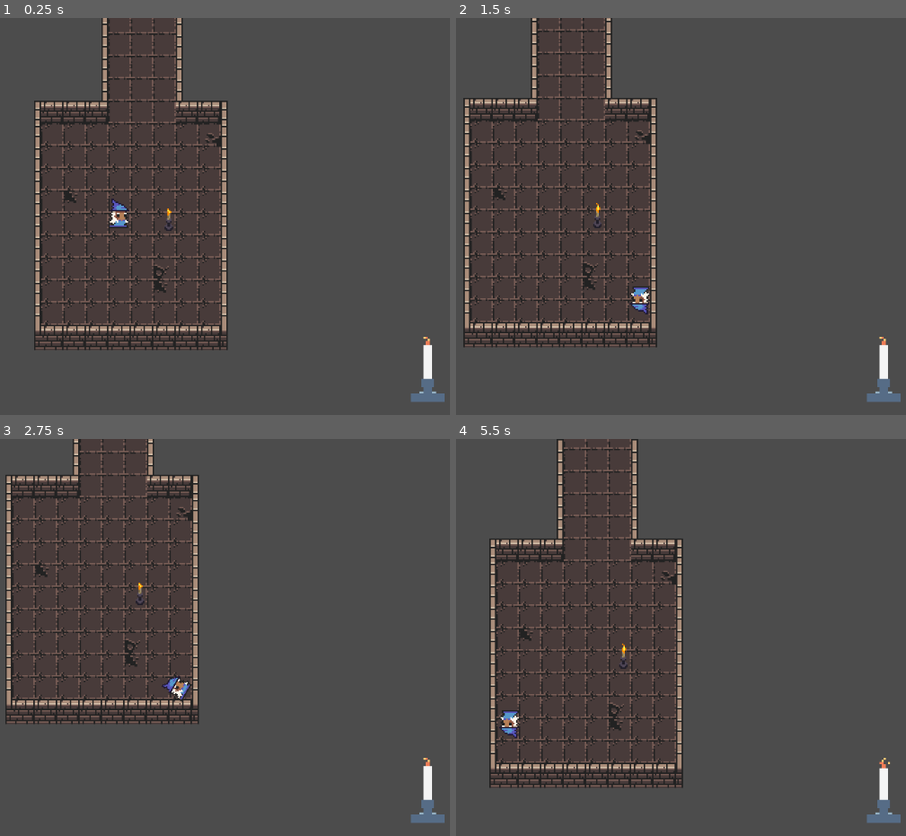
Above: before the commit, frames 1-4 (two rows, left to right).
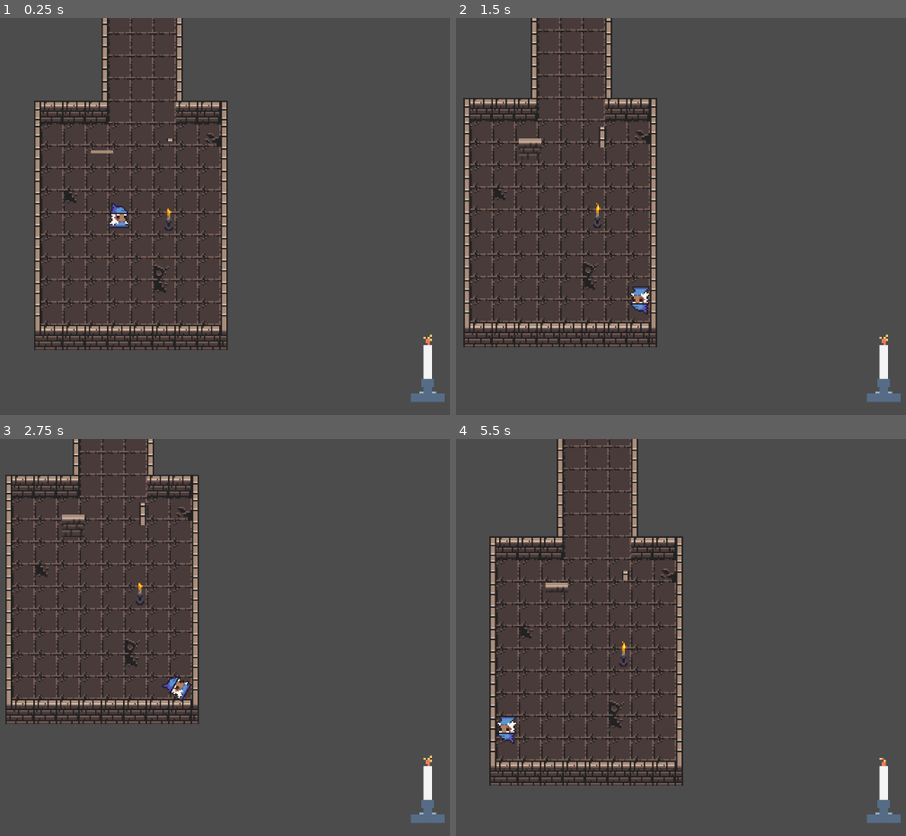
Above: after the commit, the same moments.

Repository: BadInheritance/ld46_souls_afire
Game: Godot game, scene res://scenes/Main.tscn
Two runs of this game, one before a commit and one after it. Both use one fixed random seed, a clock stepped at 60 frames per second and the inputs below.
Inputs:
- Up to frame 1 (0.25 s): no input
- Up to frame 2 (1.5 s): hold D (player_right) 0.53-1.28 s; tap E (player_action) at 0.6 s; tap C (player_roll) at 0.8, 1.35 s; hold S (player_down) from 1.28 s (still down)
- Up to frame 3 (2.75 s): tap Shift (player_run) at 1.55 s; release S (player_down) at 2.03 s; hold D (player_right) from 2.03 s (still down); hold Shift (player_run) from 2.03 s (still down); tap E (player_action) at 2.3 s
- Up to frame 4 (5.5 s): release D (player_right) at 2.78 s; release Shift (player_run) at 2.78 s; hold W (player_up) 2.78-3.53 s; tap E (player_action) at 2.85, 4.55, 5.1 s; tap C (player_roll) at 3.05, 3.6, 5.3 s; hold Shift (player_run) 3.53-4.28 s; hold A (player_left) 3.53-5.03 s; tap Shift (player_run) at 4.35 s; hold S (player_down) from 5.03 s (still down)

The runs differ from the first frame. In frame 1, 0.2% of the frame differs, in the area x 20-97%, y 30-83%; in frame 2, 0.2%; in frame 3, 0.2%; in frame 4, 8.5%, in the area x 7-97%, y 0-88%.

Commit message:
merge fixes

Diff:
--- a/scenes/HUD.tscn
+++ b/scenes/HUD.tscn
@@ -22,10 +22,10 @@
 position = Vector2( 950, 500 )
 scale = Vector2( 3, 3 )
 script = ExtResource( 6 )
-SHORTENING_RATE = 0.1
 
 [node name="Flame" type="AnimatedSprite" parent="Candle"]
 frames = SubResource( 1 )
+frame = 1
 playing = true
 
 [node name="Wax" type="Sprite" parent="Candle"]
@@ -36,7 +36,7 @@
 [node name="Base" type="Sprite" parent="Candle"]
 texture = ExtResource( 1 )
 
-[node name="candle_burnt_down_text" type="RichTextLabel" parent="."]
+[node name="hud_main_text" type="RichTextLabel" parent="."]
 visible = false
 margin_left = 75.7606
 margin_top = 259.368
@@ -47,7 +47,6 @@
 custom_fonts/bold_italics_font = ExtResource( 7 )
 custom_fonts/normal_font = ExtResource( 7 )
 tab_size = 0
-text = "Candle Burnt Down :("
 scroll_active = false
 __meta__ = {
 "_edit_use_anchors_": false
--- a/scenes/Main.tscn
+++ b/scenes/Main.tscn
@@ -1,9 +1,11 @@
-[gd_scene load_steps=5 format=2]
+[gd_scene load_steps=7 format=2]
 
 [ext_resource path="res://scenes/HUD.tscn" type="PackedScene" id=1]
 [ext_resource path="res://scenes/player.tscn" type="PackedScene" id=2]
 [ext_resource path="res://scenes/Lamp.tscn" type="PackedScene" id=3]
 [ext_resource path="res://scenes/example_map.tscn" type="PackedScene" id=4]
+[ext_resource path="res://prefabs/HorizontalMagicWall.tscn" type="PackedScene" id=5]
+[ext_resource path="res://prefabs/VerticalMagicWall.tscn" type="PackedScene" id=6]
 
 [node name="Node2D" type="Node2D"]
 
@@ -18,3 +20,9 @@
 
 [node name="Lamp" parent="." instance=ExtResource( 3 )]
 position = Vector2( 142.889, 111.19 )
+
+[node name="HorizontalWall" parent="." instance=ExtResource( 5 )]
+position = Vector2( 95.2435, 56.5389 )
+
+[node name="VerticalWall" parent="." instance=ExtResource( 6 )]
+position = Vector2( 144.729, 48.007 )
--- a/scenes/player.gd
+++ /dev/null
@@ -1,49 +0,0 @@
-extends KinematicBody2D
-
-export var walkingSpeed = 1.0
-
-onready var sprite = $AnimatedSprite
-onready var item_picking = $"Item picking"
-var alive = true
-
-signal die
-
-func on_on_hole():
-    if alive:
-        scale = Vector2(0.1, 0.1)
-        alive = false
-        emit_signal("die")
-
-func _process(delta):
-    if Input.is_action_just_pressed("player_putdown"):
-        var item = item_picking.put_down(self.position)
-        if item != null:
-            return
-
-    if Input.is_action_just_pressed("player_action"):
-        if item_picking.try_pickup():
-            return
-
-# Called every frame. 'delta' is the elapsed time since the previous frame.
-func _physics_process(delta):
-    var deltaSecs = delta * 1000.0
-
-    var dirX: float = 0
-    var dirY: float = 0
-    if Input.is_action_pressed("player_up"):
-        dirY = -1
-    if Input.is_action_pressed("player_down"):
-        dirY = +1
-    if Input.is_action_pressed("player_left"):
-        dirX = -1
-    if Input.is_action_pressed("player_right"):
-        dirX = +1
-
-    var dir = Vector2(dirX, dirY).normalized()
-    move_and_slide(dir * walkingSpeed * deltaSecs)
-
-    if dir == Vector2.ZERO:
-        sprite.animation = 'idle'
-    else:
-        sprite.animation = 'run'
-        sprite.flip_h = (dirX < 0)
--- a/scenes/player.tscn
+++ b/scenes/player.tscn
@@ -14,8 +14,6 @@
 [ext_resource path="res://scripts/items/Oscillating.gd" type="Script" id=12]
 [ext_resource path="res://prefabs/DoorOpener.tscn" type="PackedScene" id=13]
 [ext_resource path="res://prefabs/Fallable.tscn" type="PackedScene" id=14]
-
-
 
 [sub_resource type="SpriteFrames" id=1]
 resource_local_to_scene = true
@@ -42,7 +40,7 @@
 [sub_resource type="CircleShape2D" id=3]
 radius = 20.761
 
-[node name="Node2D" type="KinematicBody2D" groups=[
+[node name="player" type="KinematicBody2D" groups=[
 "fallable",
 "player",
 ]]
@@ -54,6 +52,7 @@
 position = Vector2( -0.498253, 0.16608 )
 frames = SubResource( 1 )
 animation = "idle"
+frame = 2
 playing = true
 offset = Vector2( 0, -14 )
 
@@ -88,4 +87,5 @@
 [node name="RollingTimer" type="Timer" parent="."]
 wait_time = 0.2
 one_shot = true
+
 [node name="Fallable" parent="." instance=ExtResource( 14 )]
--- a/scenes/player_and_enemy.tscn
+++ b/scenes/player_and_enemy.tscn
@@ -7,7 +7,6 @@
 [ext_resource path="res://scripts/characters/EnemyMovement.gd" type="Script" id=5]
 [ext_resource path="res://scenes/player.tscn" type="PackedScene" id=6]
 [ext_resource path="res://prefabs/Door.tscn" type="PackedScene" id=7]
-[ext_resource path="res://scenes/Lamp.tscn" type="PackedScene" id=8]
 [ext_resource path="res://prefabs/Hole.tscn" type="PackedScene" id=8]
 [ext_resource path="res://prefabs/Fallable.tscn" type="PackedScene" id=9]
 [ext_resource path="res://scenes/HUD.tscn" type="PackedScene" id=10]
@@ -46,7 +45,7 @@
 scale = Vector2( 0.851005, 0.9054 )
 frames = SubResource( 2 )
 animation = "idle"
-frame = 1
+frame = 2
 playing = true
 
 [node name="Fallable" parent="enemy" instance=ExtResource( 9 )]
@@ -55,15 +54,11 @@
 current = true
 zoom = Vector2( 0.5, 0.5 )
 
-[node name="player" parent="." instance=ExtResource( 6 )]
-
 [node name="door" parent="." instance=ExtResource( 7 )]
 position = Vector2( -0.663422, -96.1961 )
 
-[node name="Lamp" parent="." instance=ExtResource( 8 )]
-position = Vector2( -45.9682, -60.7108 )
-
 [node name="hole" parent="." instance=ExtResource( 8 )]
+visible = false
 position = Vector2( -224.237, -222.91 )
 
 [node name="Area2D" type="Area2D" parent="hole"]
@@ -72,6 +67,7 @@
 shape = SubResource( 3 )
 
 [node name="hole2" parent="." instance=ExtResource( 8 )]
+visible = false
 position = Vector2( 63.1578, -256.439 )
 
 [node name="Area2D" type="Area2D" parent="hole2"]
@@ -82,3 +78,5 @@
 [node name="CanvasLayer" type="CanvasLayer" parent="."]
 
 [node name="HUD" parent="CanvasLayer" instance=ExtResource( 10 )]
+
+[node name="player" parent="." instance=ExtResource( 6 )]
--- a/scripts/GameManager.gd
+++ b/scripts/GameManager.gd
@@ -7,25 +7,28 @@
 export var levelReloadTimeSeconds = 1
 
 func on_level_reload_timeout():
-	print("on_level_reload_timeout()")
 	_load_level("player_and_enemy.tscn")
 
 func _ready():
 	level_reload_timer.connect("timeout", self, "on_level_reload_timeout")
 
+func _set_hud_main_text(text):
+	var main_text = current_level.find_node("hud_main_text")
+	main_text.visible = true;
+	main_text.text = text
 
 func on_player_death():
+	_set_hud_main_text("You Died :(")
 	level_reload_timer.start(levelReloadTimeSeconds)
 
 func on_candle_death():
-	var candle_text = current_level.find_node("candle_burnt_down_text")
-	candle_text.visible = true;
+	_set_hud_main_text("No! Candle burnt down :(")
 	level_reload_timer.start(levelReloadTimeSeconds)
 
 func _connect_end_game_signals(level):
 	var player = level.get_node("player")
 	assert(player != null && "make sure there is a player with name 'player' in the scene")
-	player.connect("die", self, "on_player_death")
+	player.connect("player_die", self, "on_player_death")
 
 	var candle = level.find_node("Candle")
 	assert(candle != null && "make sure there is a player with name 'Candle' in the scene")
--- a/scripts/characters/player.gd
+++ b/scripts/characters/player.gd
@@ -10,78 +10,85 @@
 
 var alive = true
 
-signal die
+signal player_die
+
 
 func on_on_hole():
     if alive:
         scale = Vector2(0.1, 0.1)
         alive = false
-        emit_signal("die")
+        emit_signal("player_die")
 
 
 func _process(delta):
-	if Input.is_action_just_pressed("player_putdown"):
-		var target_position = self.position
-		target_position.x += 15
-		var item = item_picking.put_down(target_position)
-		if item != null:
-			return
+    if Input.is_action_just_pressed("player_putdown"):
+        var target_position = self.position
+        target_position.x += 15
+        var item = item_picking.put_down(target_position)
+        if item != null:
+            return
 
-	if Input.is_action_just_pressed("player_action"):
-		if item_picking.try_pickup():
-			return
+    if Input.is_action_just_pressed("player_action"):
+        if item_picking.try_pickup():
+            return
+
 
 # Called every frame. 'delta' is the elapsed time since the previous frame.
 func _physics_process(delta):
-	# While the rolling timer is ticking, we're rolling
-	if rolling_timer.is_stopped():
-		_process_walking(delta)
-	else:
-		_process_rolling(delta)
+    # While the rolling timer is ticking, we're rolling
+    if rolling_timer.is_stopped():
+        _process_walking(delta)
+    else:
+        _process_rolling(delta)
+
 
 var rolling_dir = Vector2.ZERO
 
+
 func _start_rolling(dir):
-	sprite.animation = 'idle'
-	sprite.playing = false
-	rolling_dir = dir
-	rolling_timer.start()
+    sprite.animation = 'idle'
+    sprite.playing = false
+    rolling_dir = dir
+    rolling_timer.start()
+
 
 func _process_rolling(delta):
-	rotate(2 * PI / rolling_timer.wait_time * delta)
-	move_and_slide(rolling_dir * rollingSpeed * delta * 1000.0)
+    rotate(2 * PI / rolling_timer.wait_time * delta)
+    move_and_slide(rolling_dir * rollingSpeed * delta * 1000.0)
+
 
 func _stop_rolling():
-	# called when the rolling timer expires
-	sprite.playing = true
-	rotation = 0
+    # called when the rolling timer expires
+    sprite.playing = true
+    rotation = 0
+
 
 func _process_walking(delta):
-	var deltaSecs = delta * 1000.0
+    var deltaSecs = delta * 1000.0
 
-	var dirX: float = 0
-	var dirY: float = 0
-	if Input.is_action_pressed("player_up"):
-		dirY = -1
-	if Input.is_action_pressed("player_down"):
-		dirY = +1
-	if Input.is_action_pressed("player_left"):
-		dirX = -1
-	if Input.is_action_pressed("player_right"):
-		dirX = +1
+    var dirX: float = 0
+    var dirY: float = 0
+    if Input.is_action_pressed("player_up"):
+        dirY = -1
+    if Input.is_action_pressed("player_down"):
+        dirY = +1
+    if Input.is_action_pressed("player_left"):
+        dirX = -1
+    if Input.is_action_pressed("player_right"):
+        dirX = +1
 
-	var dir = Vector2(dirX, dirY).normalized()
-	if dir != Vector2.ZERO and Input.is_action_just_pressed('player_roll'):
-		_start_rolling(dir)
-		return
+    var dir = Vector2(dirX, dirY).normalized()
+    if dir != Vector2.ZERO and Input.is_action_just_pressed('player_roll'):
+        _start_rolling(dir)
+        return
 
-	var speed = walkingSpeed
-	if Input.is_action_pressed("player_run"):
-		speed = runningSpeed
-	move_and_slide(dir * speed * deltaSecs)
+    var speed = walkingSpeed
+    if Input.is_action_pressed("player_run"):
+        speed = runningSpeed
+    move_and_slide(dir * speed * deltaSecs)
 
-	if dir == Vector2.ZERO:
-		sprite.animation = 'idle'
-	else:
-		sprite.animation = 'run'
-		sprite.flip_h = (dirX < 0)
+    if dir == Vector2.ZERO:
+        sprite.animation = 'idle'
+    else:
+        sprite.animation = 'run'
+        sprite.flip_h = (dirX < 0)
--- a/scripts/items/Candle.gd
+++ b/scripts/items/Candle.gd
@@ -1,6 +1,6 @@
 extends Node2D
 
-export var shorteningTimeoutSeconds = 5
+export var shorteningTimeoutSeconds = 10
 const candleLength = 20
 
 signal candle_die
Renamed: scenes/MainSceneManager.tscn -> scenes/MainGameManagerScene.tscn
Not shown: 1 places in scenes/player_and_enemy.tscn that only renumber resources
